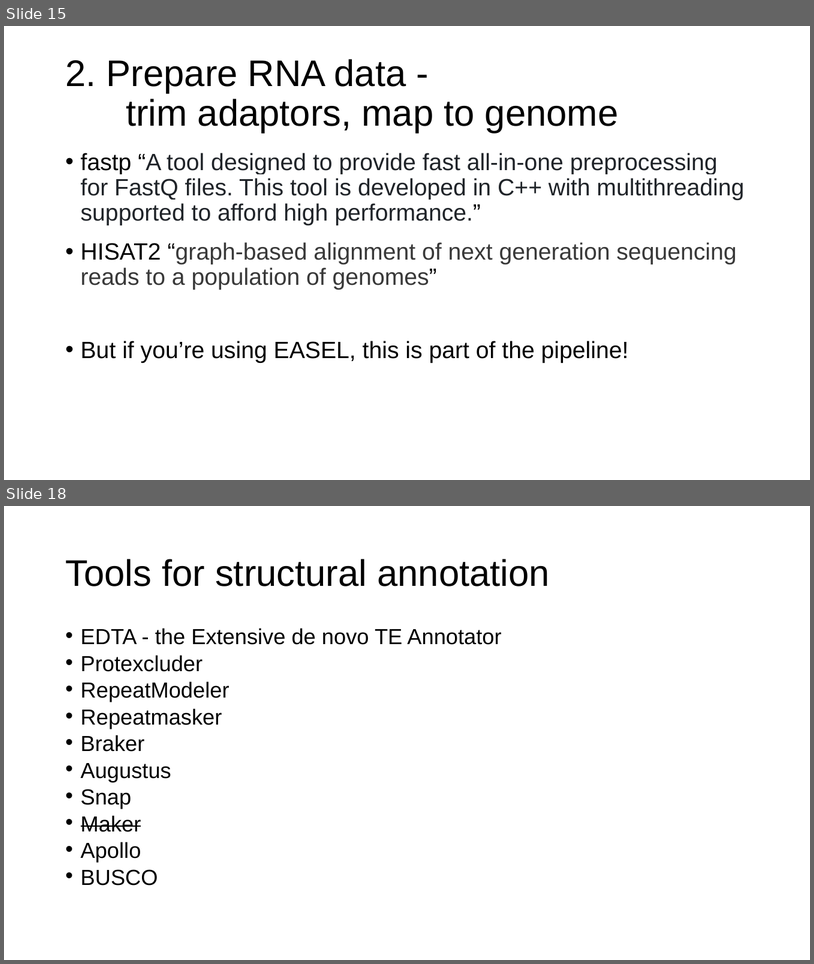
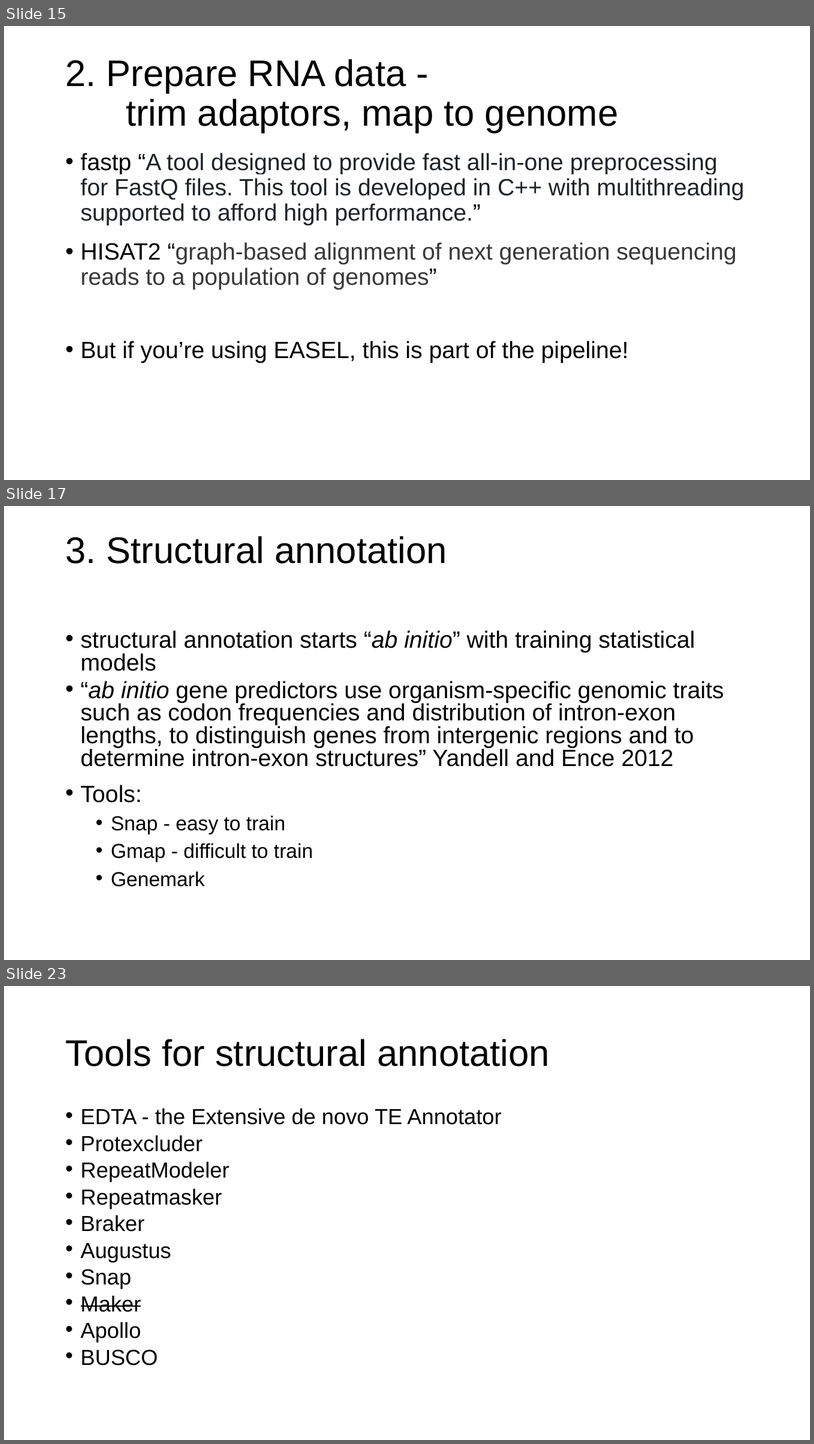
Before and after one commit to CBG-Conservation-Genomics/BotanyWorkshop2024, a slide deck: 5.Annotation/GenomeAnnotation.pptx. Shown one above the other, each under a label of ours: slides 15 and 18 before the commit, slides 15, 17 and 23 after it; the slides between them are not shown. The pictures are 814x964 and 814x1444 pixels, drawn with LibreOffice and Linux fonts; fonts in the diff are those of the drawing. Boxes give left, top, right and bottom in pixels: in the first picture for what was removed or moved away, otherwise in the second. Text is boxed around its words. In the diff, an @@ line names an element or a change of style, - is before the commit and + after.

Commit message:
update genome annotation slides

```diff
--- a/5.Annotation/GenomeAnnotation.pptx
+++ b/5.Annotation/GenomeAnnotation.pptx
@@ slide 17 added at box(4, 506, 810, 960), background #FFFFFF @@
@@ title added at box(65, 536, 447, 564), 44 pt, text #000000 @@
+3. Structural annotation
@@ text added at box(81, 630, 725, 886), 28 pt, text #000000 @@
+• structural annotation starts “ab initio” with training statistical models
+• “ab initio gene predictors use organism-specific genomic traits such as codon frequencies and distribution of intron-exon lengths, to distinguish genes from intergenic regions and to determine intron-exon structures” Yandell and Ence 2012
+• Tools:
+  • Snap - easy to train
+  • Gmap - difficult to train
+  • Genemark
@@ what was slide 18 is now slide 23 @@
```
Also in this commit, not shown: 2 slides changed, 4 other slides added.
